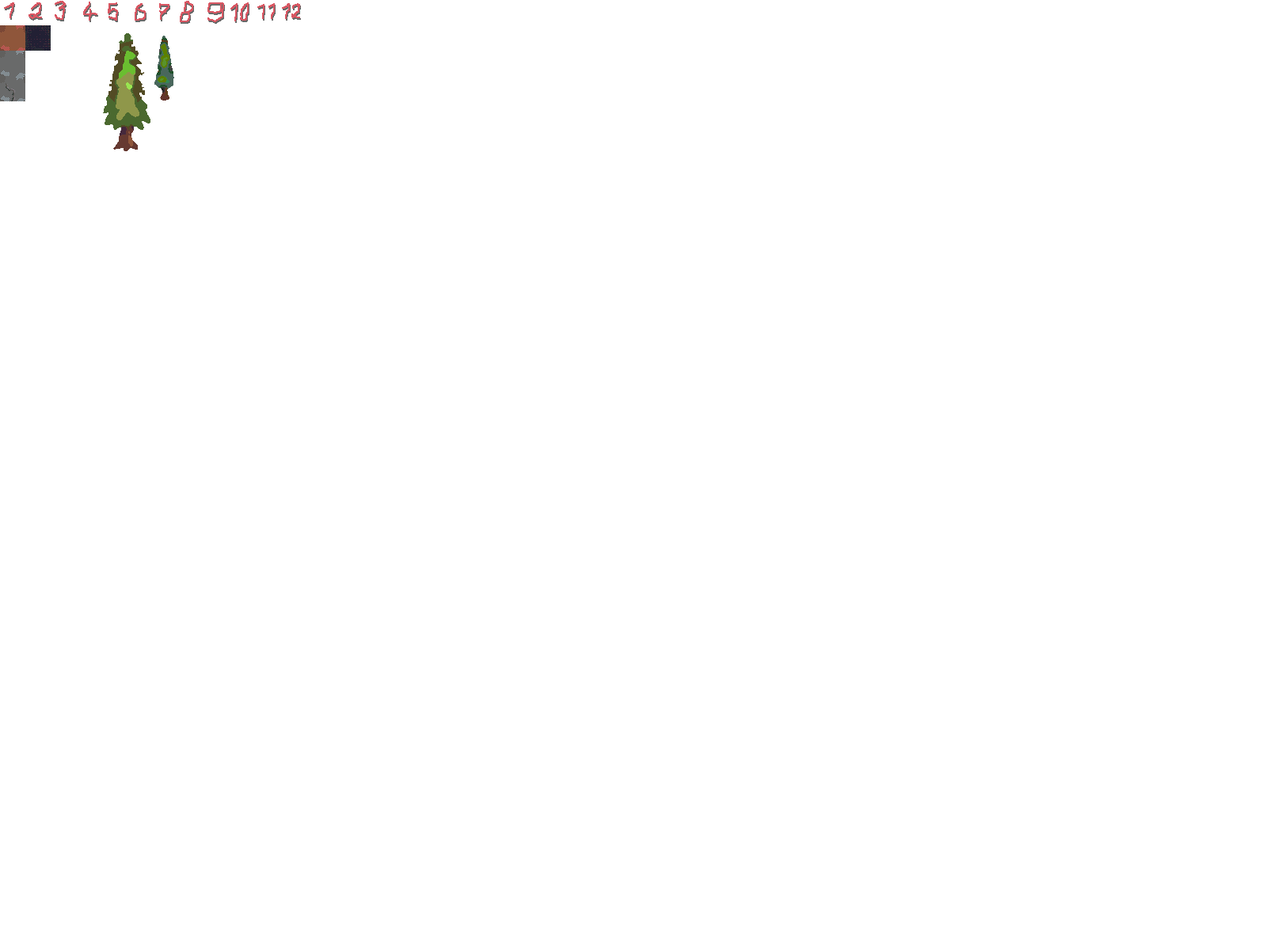
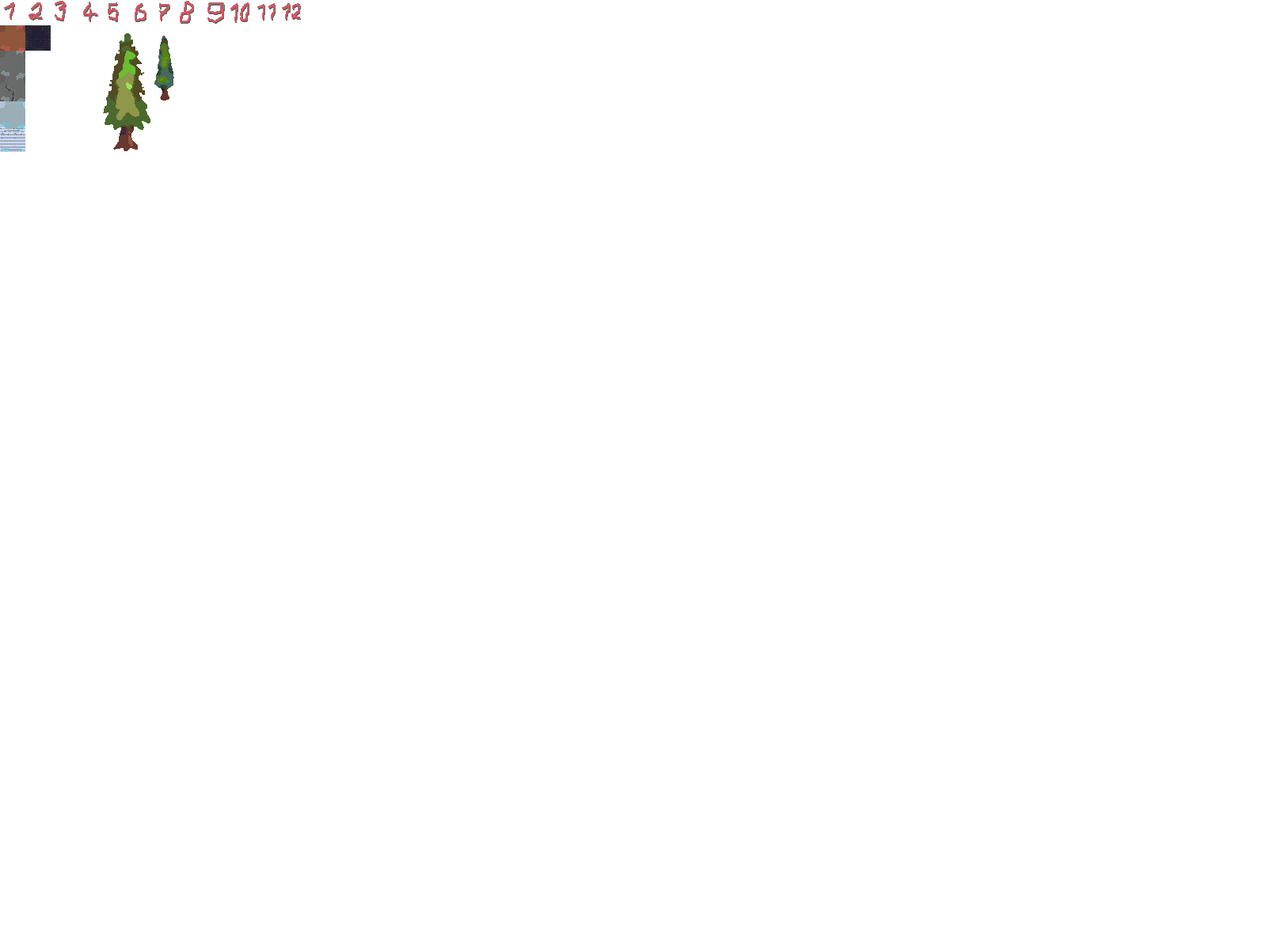
Layers edited between the first and the second (1267, 950) image:
painted on "zlab-floor1" over [0, 101, 26, 153]
added layer "Paint Layer 1(pasted)" above "seiler-floor3-stairs" over [0, 101, 26, 153]
added layer "seiler-floor3-stairs" above "seiler-floor3" over [0, 101, 26, 153]
added layer "seiler-floor3" above "seiler-floor2" over [0, 101, 26, 153]
